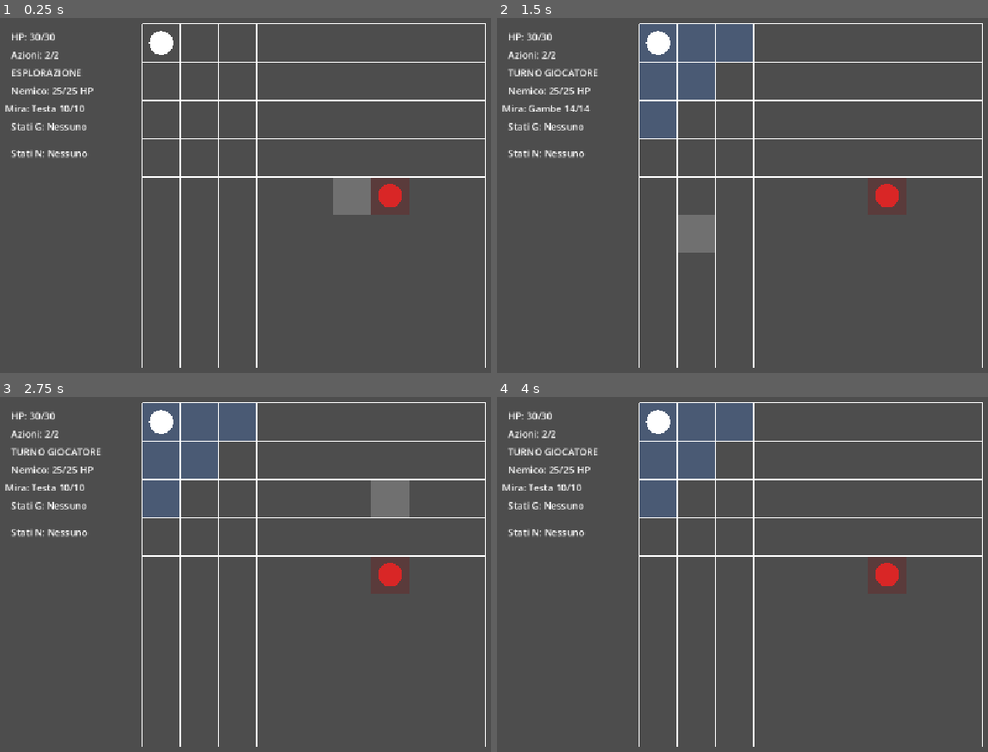
Above: before the commit, frames 1-4 (two rows, left to right).
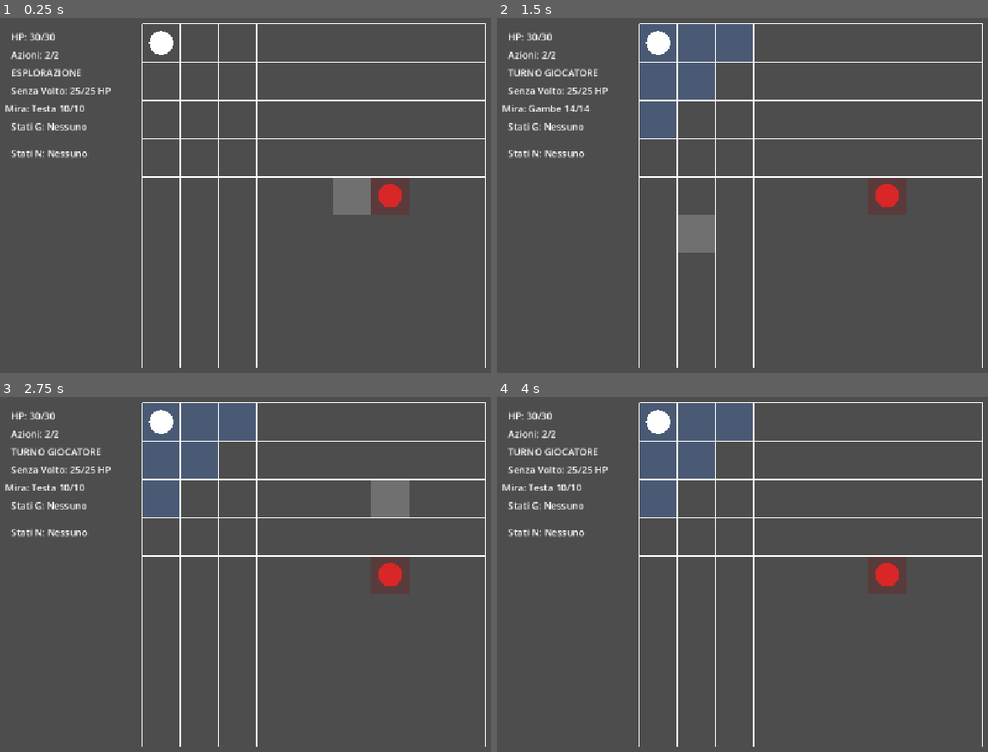
Above: after the commit, the same moments.

Repository: Chivas1504/Gioco
Game: Godot game, scene res://scenes/game.tscn
Two runs of this game, one before a commit and one after it. Both use one fixed random seed, a clock stepped at 60 frames per second and the inputs below.
Inputs (mouse positions are in pixels of both pictures, inside the frame that each line leads up to):
- Up to frame 1 (0.25 s): no input
- Up to frame 2 (1.5 s): tap Enter at 0.5 s; move the mouse to (983, 184) at 0.52 s; tap C at 0.6 s; click (983, 184) at 0.67 s; tap Space at 1.25 s; move the mouse to (698, 223) at 1.27 s; tap Q at 1.35 s; click (698, 223) at 1.42 s
- Up to frame 3 (2.75 s): tap Enter at 2 s; move the mouse to (407, 499) at 2.02 s; tap E at 2.1 s; click (407, 499) at 2.17 s
- Up to frame 4 (4 s): tap Space at 2.75 s; move the mouse to (801, 663) at 2.77 s; tap 1 at 2.85 s; click (801, 663) at 2.92 s; tap Enter at 3.5 s; move the mouse to (outside the picture) at 3.52 s; tap 2 at 3.6 s; click (outside the picture) at 3.67 s

The runs differ from the first frame. In frame 1, 0.3% of the frame differs, in the area x 2-23%, y 19-22%; in frame 2, 0.3%; in frame 3, 0.3%; in frame 4, 0.3%.

Commit message:
Move enemy definitions to enemy database

Diff:
--- a/scripts/core/game.gd
+++ b/scripts/core/game.gd
@@ -64,6 +64,7 @@
 
 func _ready() -> void:
 	_load_test_cards()
+	_load_test_enemy()
 
 	player.position = (
 		grid.position
@@ -113,6 +114,16 @@
 	spinta_dei_condannati = CardDatabase.get_card(
 		CardDatabase.SPINTA_DEI_CONDANNATI
 	)
+
+
+func _load_test_enemy() -> void:
+	var data: EnemyData = (
+		EnemyDatabase.get_enemy(
+			EnemyDatabase.SENZA_VOLTO
+		)
+	)
+
+	enemy.setup(data)
 
 
 func _unhandled_input(
@@ -965,7 +976,7 @@
 		return
 
 	var enemy_move_range: int = (
-		enemy.get_move_range(1)
+		enemy.get_move_range()
 	)
 
 	if enemy_move_range <= 0:
@@ -1005,8 +1016,17 @@
 		_enemy_attack()
 		return
 
+	var steps_to_move: int = mini(
+		enemy_move_range,
+		path.size() - 2
+	)
+
+	if steps_to_move <= 0:
+		_finish_enemy_turn()
+		return
+
 	var next_cell: Vector2i = (
-		path[1]
+		path[steps_to_move]
 	)
 
 	grid.remove_occupied_cell(
@@ -1248,11 +1268,13 @@
 
 	if enemy.is_dead():
 		enemy_hp_label.text = (
-			"Nemico: MORTO"
+			enemy.get_enemy_name()
+			+ ": MORTO"
 		)
 	else:
 		enemy_hp_label.text = (
-			"Nemico: "
+			enemy.get_enemy_name()
+			+ ": "
 			+ str(enemy.get_hp())
 			+ "/"
 			+ str(enemy.get_max_hp())
--- a/scripts/enemies/enemy.gd
+++ b/scripts/enemies/enemy.gd
@@ -3,9 +3,7 @@
 
 
 const RADIUS := 20.0
-const MAX_HP := 25
-
-const BASE_ATTACK_DAMAGE := 6
+
 const HEAD_BROKEN_ATTACK_DAMAGE := 4
 const ARMS_BROKEN_ATTACK_DAMAGE := 3
 
@@ -23,38 +21,61 @@
 ]
 
 
-var hp: int = MAX_HP
+var enemy_data: EnemyData
+
+var hp: int = 0
 
 var status_manager: StatusManager = (
 	StatusManager.new()
 )
 
-
-var body_parts: Dictionary = {
-	"Testa": {
-		"max_integrity": 10,
-		"integrity": 10,
-		"vitality_transfer": 1.0
-	},
-	"Torso": {
-		"max_integrity": 18,
-		"integrity": 18,
-		"vitality_transfer": 0.80
-	},
-	"Braccia": {
-		"max_integrity": 12,
-		"integrity": 12,
-		"vitality_transfer": 0.65
-	},
-	"Gambe": {
-		"max_integrity": 14,
-		"integrity": 14,
-		"vitality_transfer": 0.60
+var body_parts: Dictionary = {}
+
+
+func _ready() -> void:
+	queue_redraw()
+
+
+func setup(
+	data: EnemyData
+) -> void:
+	enemy_data = data
+
+	if enemy_data == null:
+		push_error(
+			"EnemyUnit.setup() ha ricevuto dati null."
+		)
+		return
+
+	hp = enemy_data.max_hp
+
+	body_parts = {
+		"Testa": {
+			"max_integrity": enemy_data.head_integrity,
+			"integrity": enemy_data.head_integrity,
+			"vitality_transfer": 1.0
+		},
+		"Torso": {
+			"max_integrity": enemy_data.torso_integrity,
+			"integrity": enemy_data.torso_integrity,
+			"vitality_transfer": 0.80
+		},
+		"Braccia": {
+			"max_integrity": enemy_data.arms_integrity,
+			"integrity": enemy_data.arms_integrity,
+			"vitality_transfer": 0.65
+		},
+		"Gambe": {
+			"max_integrity": enemy_data.legs_integrity,
+			"integrity": enemy_data.legs_integrity,
+			"vitality_transfer": 0.60
+		}
 	}
-}
-
-
-func _ready() -> void:
+
+	status_manager.clear_all()
+
+	visible = true
+
 	queue_redraw()
 
 
@@ -64,6 +85,13 @@
 		RADIUS,
 		Color(0.85, 0.15, 0.15)
 	)
+
+
+func get_enemy_name() -> String:
+	if enemy_data == null:
+		return "Nemico"
+
+	return enemy_data.enemy_name
 
 
 func get_torso_damage_multiplier() -> float:
@@ -268,7 +296,10 @@
 
 
 func get_max_hp() -> int:
-	return MAX_HP
+	if enemy_data == null:
+		return 0
+
+	return enemy_data.max_hp
 
 
 func is_dead() -> bool:
@@ -323,21 +354,22 @@
 	)
 
 
-func get_move_range(
-	base_range: int
-) -> int:
+func get_move_range() -> int:
+	if enemy_data == null:
+		return 0
+
 	if is_part_destroyed("Gambe"):
 		return 0
 
 	if status_manager.is_immobilized():
 		return 0
 
-	var result: int = base_range
-
-	if (
-		status_manager.has_fracture(
-			"Gambe"
-		)
+	var result: int = (
+		enemy_data.move_range
+	)
+
+	if status_manager.has_fracture(
+		"Gambe"
 	):
 		result -= 1
 
@@ -348,23 +380,25 @@
 
 
 func can_move() -> bool:
-	return get_move_range(1) > 0
+	return get_move_range() > 0
 
 
 func get_attack_damage() -> int:
+	if enemy_data == null:
+		return 0
+
 	var damage: int = (
-		BASE_ATTACK_DAMAGE
+		enemy_data.attack_damage
 	)
 
 	if is_part_destroyed("Testa"):
-		damage = (
+		damage = mini(
+			damage,
 			HEAD_BROKEN_ATTACK_DAMAGE
 		)
 
-	elif (
-		status_manager.has_fracture(
-			"Testa"
-		)
+	elif status_manager.has_fracture(
+		"Testa"
 	):
 		damage -= 1
 
@@ -374,10 +408,8 @@
 			ARMS_BROKEN_ATTACK_DAMAGE
 		)
 
-	elif (
-		status_manager.has_fracture(
-			"Braccia"
-		)
+	elif status_manager.has_fracture(
+		"Braccia"
 	):
 		damage -= 2
 
--- /dev/null
+++ b/scripts/enemies/enemy_data.gd
@@ -0,0 +1,37 @@
+class_name EnemyData
+extends Resource
+
+
+var enemy_name: String = ""
+
+var max_hp: int = 25
+var attack_damage: int = 6
+var move_range: int = 1
+
+
+var head_integrity: int = 10
+var torso_integrity: int = 18
+var arms_integrity: int = 12
+var legs_integrity: int = 14
+
+
+func _init(
+	new_enemy_name: String = "",
+	new_max_hp: int = 25,
+	new_attack_damage: int = 6,
+	new_move_range: int = 1,
+	new_head_integrity: int = 10,
+	new_torso_integrity: int = 18,
+	new_arms_integrity: int = 12,
+	new_legs_integrity: int = 14
+) -> void:
+	enemy_name = new_enemy_name
+
+	max_hp = new_max_hp
+	attack_damage = new_attack_damage
+	move_range = new_move_range
+
+	head_integrity = new_head_integrity
+	torso_integrity = new_torso_integrity
+	arms_integrity = new_arms_integrity
+	legs_integrity = new_legs_integrity
--- /dev/null
+++ b/scripts/enemies/enemy_database.gd
@@ -0,0 +1,58 @@
+class_name EnemyDatabase
+extends RefCounted
+
+
+const TEST_ENEMY := "test_enemy"
+const SENZA_VOLTO := "senza_volto"
+
+
+static func get_enemy(
+	enemy_id: String
+) -> EnemyData:
+	match enemy_id:
+		TEST_ENEMY:
+			return _create_test_enemy()
+
+		SENZA_VOLTO:
+			return _create_senza_volto()
+
+		_:
+			push_error(
+				"Nemico non trovato nel database: "
+				+ enemy_id
+			)
+
+			return null
+
+
+static func get_all_enemy_ids() -> Array[String]:
+	return [
+		TEST_ENEMY,
+		SENZA_VOLTO
+	]
+
+
+static func _create_test_enemy() -> EnemyData:
+	return EnemyData.new(
+		"Nemico Test",
+		25,
+		6,
+		1,
+		10,
+		18,
+		12,
+		14
+	)
+
+
+static func _create_senza_volto() -> EnemyData:
+	return EnemyData.new(
+		"Senza Volto",
+		25,
+		6,
+		1,
+		10,
+		18,
+		12,
+		14
+	)
Not shown, added: scripts/enemies/enemy_data.gd.uid
Not shown, added: scripts/enemies/enemy_database.gd.uid
